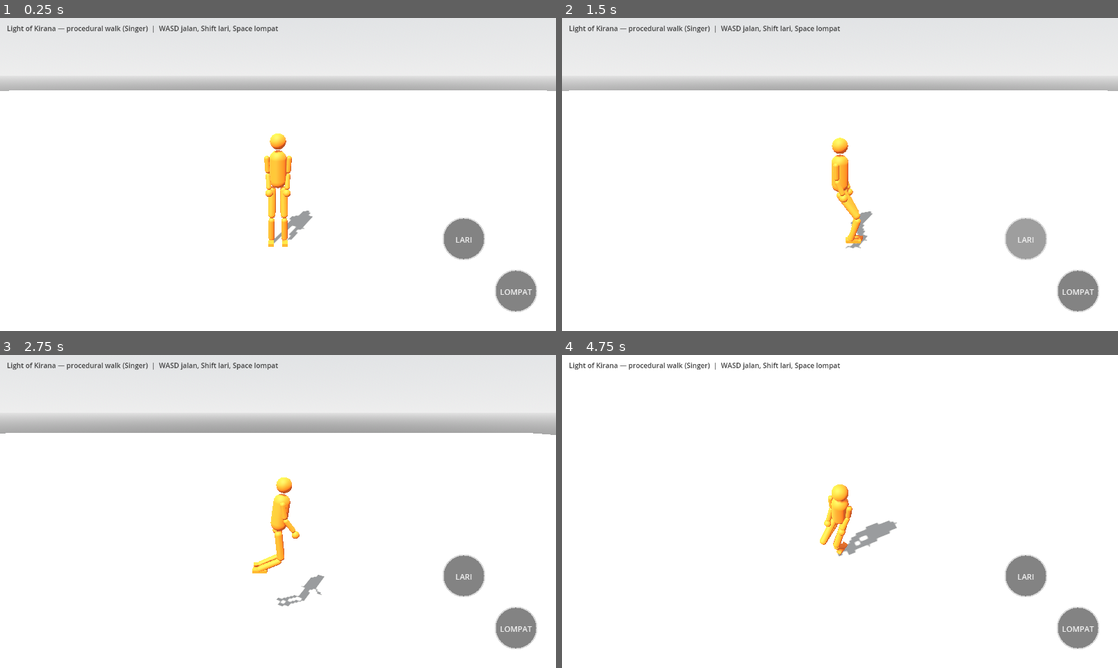
Above: before the commit, frames 1-4 (two rows, left to right).
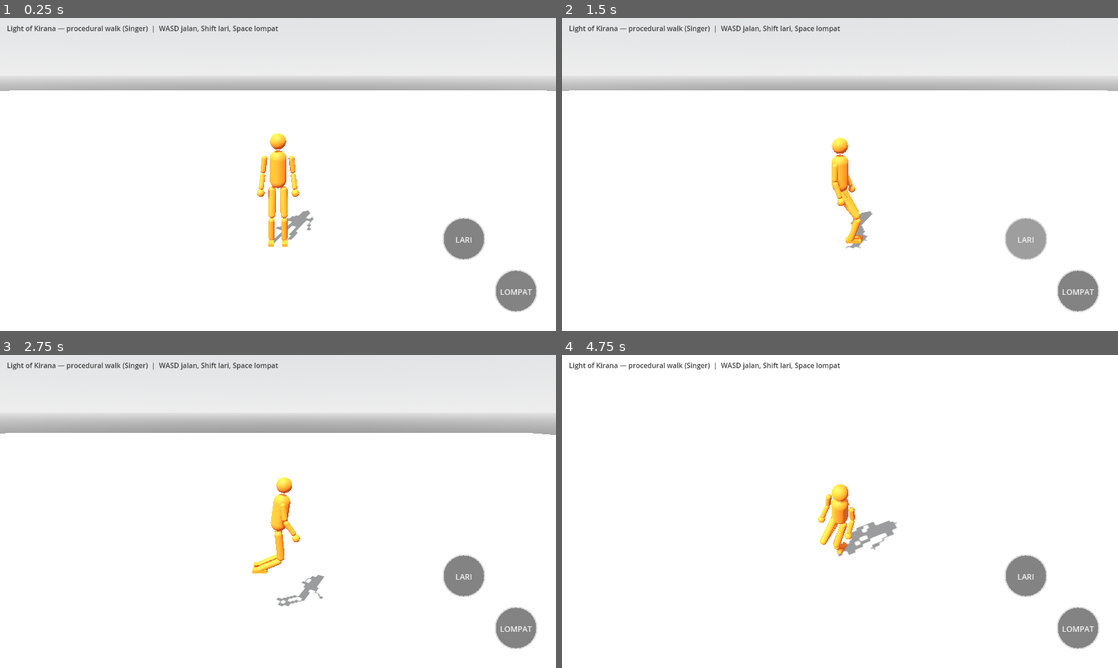
Above: after the commit, the same moments.

Repository: bagus123triga/light-of-kirana
Game: Godot game, scene res://scenes/main.tscn
The game is run twice, just before and just after one commit, with the same random seed, the same clock (stepped at 60 frames per second) and the same inputs.
Inputs (mouse positions are in pixels of both pictures, inside the frame that each line leads up to):
- Up to frame 1 (0.25 s): no input
- Up to frame 2 (1.5 s): tap Enter at 0.5 s; drag from (617, 271) to (895, 105) at 0.52 s; drag from (1023, 240) to (812, 237) at 1.27 s
- Up to frame 3 (2.75 s): move the mouse to (517, 627) at 2.02 s; hold D from 2.03 s (still down); hold Shift from 2.03 s (still down); click (517, 627) at 2.17 s
- Up to frame 4 (4.75 s): release D at 2.75 s; release Shift at 2.75 s; drag from (812, 574) to (673, 464) at 2.77 s; move the mouse to (1006, 558) at 3.52 s; hold A 3.53-4.25 s; hold Shift 3.53-4.25 s; tap Space at 3.77 s; drag from (673, 464) to (756, 433) at 4.27 s

The runs differ from the first frame. In frame 1, 0.5% of the frame differs, in the area x 46-57%, y 44-68%; in frame 2, 0.2%; in frame 3, 0.1%; in frame 4, 0.5%.

Commit message:
Improve arm clearance from torso

Diff:
--- a/scripts/procedural_humanoid.gd
+++ b/scripts/procedural_humanoid.gd
@@ -186,7 +186,7 @@
 	var shoulders: Array[Node3D] = []
 	for side in [-1.0, 1.0]:
 		var shoulder := Node3D.new()
-		shoulder.position = Vector3(side * 0.17, 0.5, 0)
+		shoulder.position = Vector3(side * 0.20, 0.5, 0)
 		body_root.add_child(shoulder)
 		var upper := _limb(0.043, ARM_UPPER, mat)
 		upper.position = Vector3(0, -ARM_UPPER * 0.5, 0)
@@ -733,8 +733,10 @@
 	var swing_amount := sin(gait_phase) * arm_swing * speed_factor
 	shoulder_l.rotation.x = swing_amount
 	shoulder_r.rotation.x = -swing_amount
-	shoulder_l.rotation.z = 0.06
-	shoulder_r.rotation.z = -0.06
+	# Angle the upper arms slightly OUTWARD instead of letting them rest
+	# against the torso. The sign is mirrored for left/right shoulders.
+	shoulder_l.rotation.z = -0.12
+	shoulder_r.rotation.z = 0.12
 	# Elbow: bent ~0.4 rad at rest, flexes a bit more on the forward
 	# swing; wrist keeps the hand roughly level with a small flick.
 	# During the jump crouch the arms pull back with the press.
